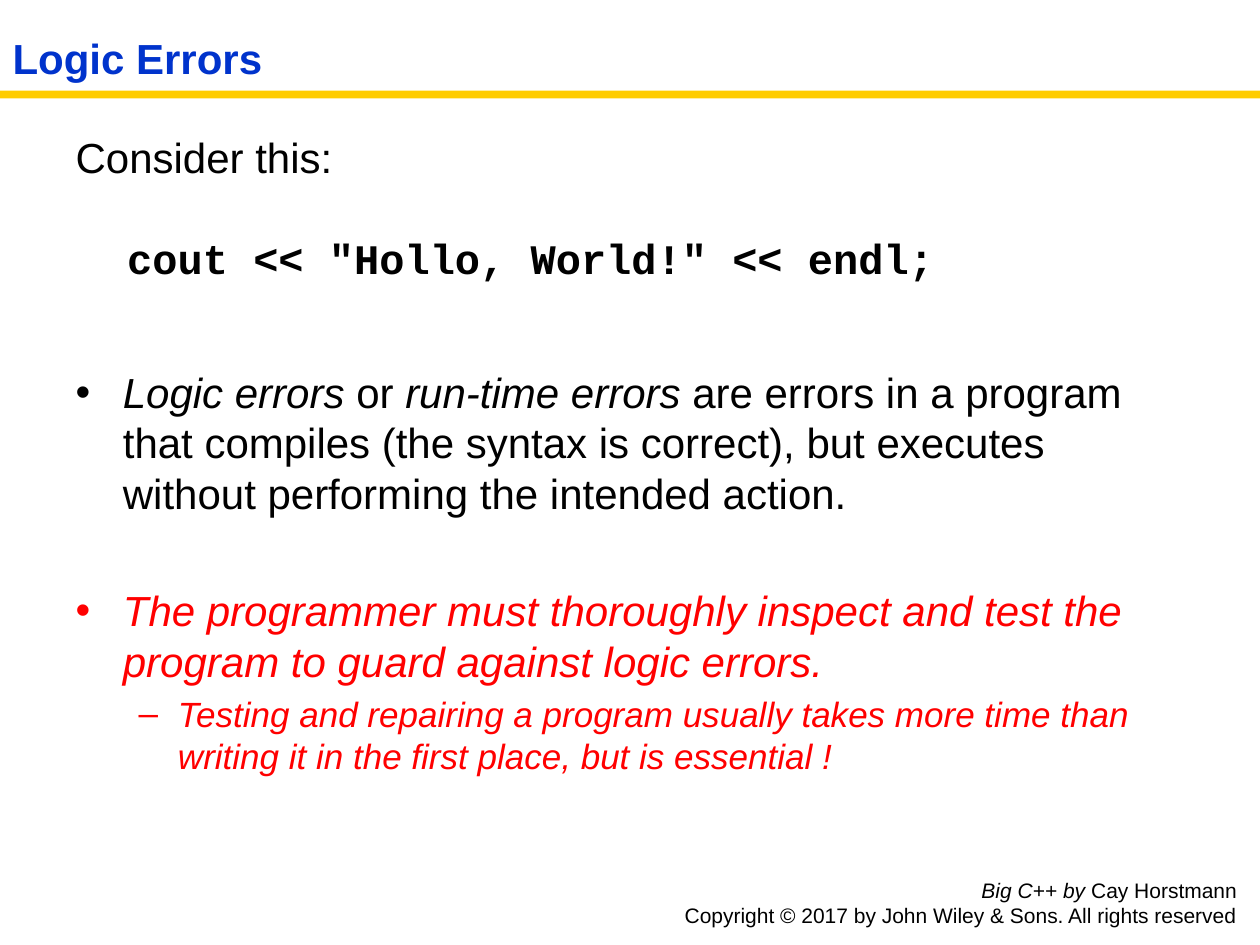
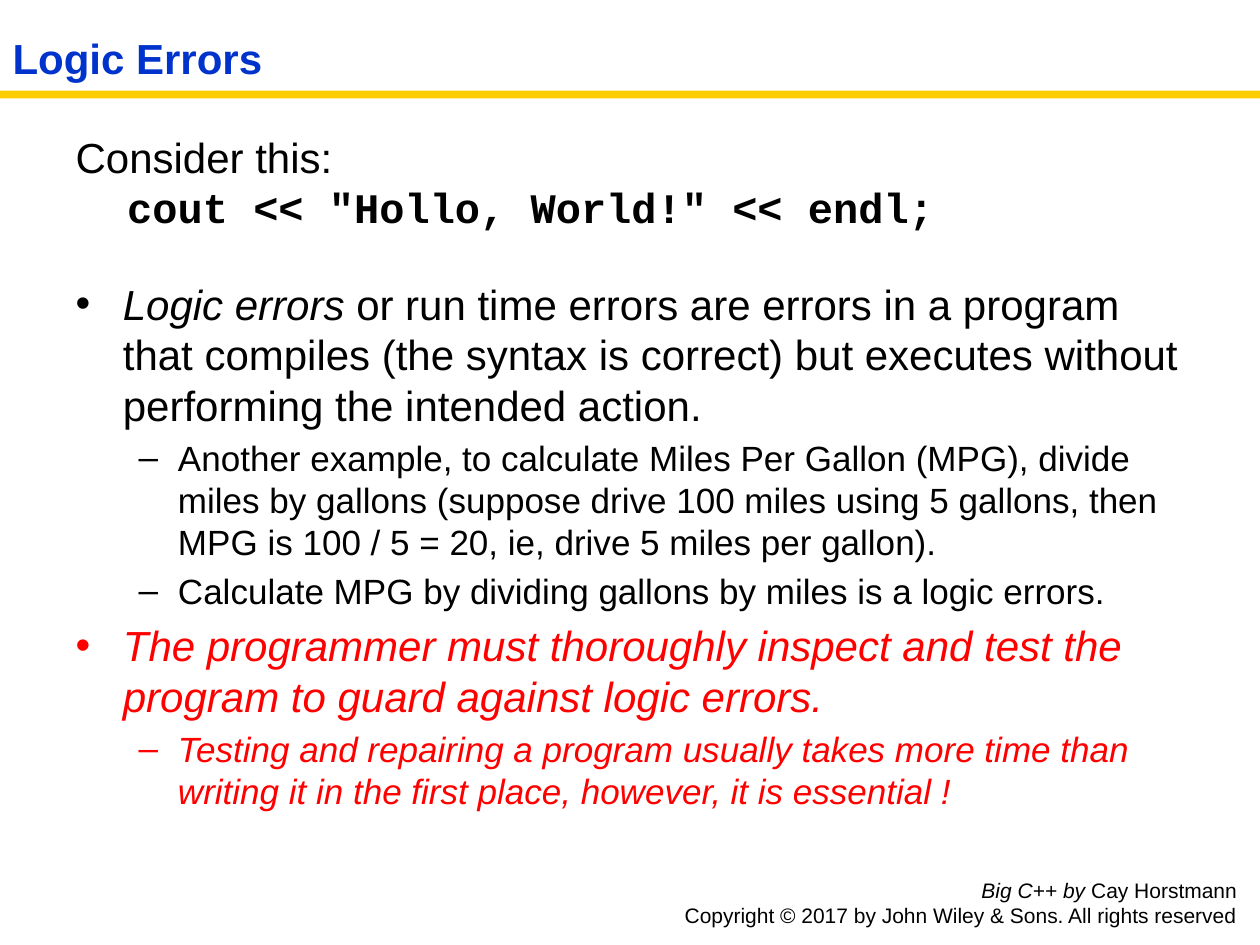
Before and after one commit to tong-yee/tong-yee.github.io, a slide deck: slide 7 of 135/slides/ch01/ch01_sec_1_6.pptx. Drawn at 1260x945 pixels with LibreOffice and Linux fonts; fonts in the diff are those of the drawing. Boxes give left, top, right and bottom in pixels: in the first picture for what was removed or moved away, otherwise in the second. Text is boxed around its words. In the diff, an @@ line names an element or a change of style, - is before the commit and + after.

```diff
--- a/135/slides/ch01/ch01_sec_1_6.pptx
+++ b/135/slides/ch01/ch01_sec_1_6.pptx
@@ text at box(123, 289, 1178, 611): text changed; size 24 to 20 pt @@
-• Logic errors or run-time errors are errors in a program that compiles (the syntax is correct), but executes without performing the intended action.
+• Logic errors or run time errors are errors in a program that compiles (the syntax is correct) but executes without performing the intended action.
+  – Another example, to calculate Miles Per Gallon (MPG), divide miles by gallons (suppose drive 100 miles using 5 gallons, then MPG is 100 / 5 = 20, ie, drive 5 miles per gallon).
+  – Calculate MPG by dividing gallons by miles is a logic errors.
@@ text at box(178, 736, 1128, 811): text changed @@
-  – Testing and repairing a program usually takes more time than writing it in the first place, but is essential !
+  – Testing and repairing a program usually takes more time than writing it in the first place, however, it is essential !
```
Also in this commit, not shown: 3 other slides changed, 8 other files.
